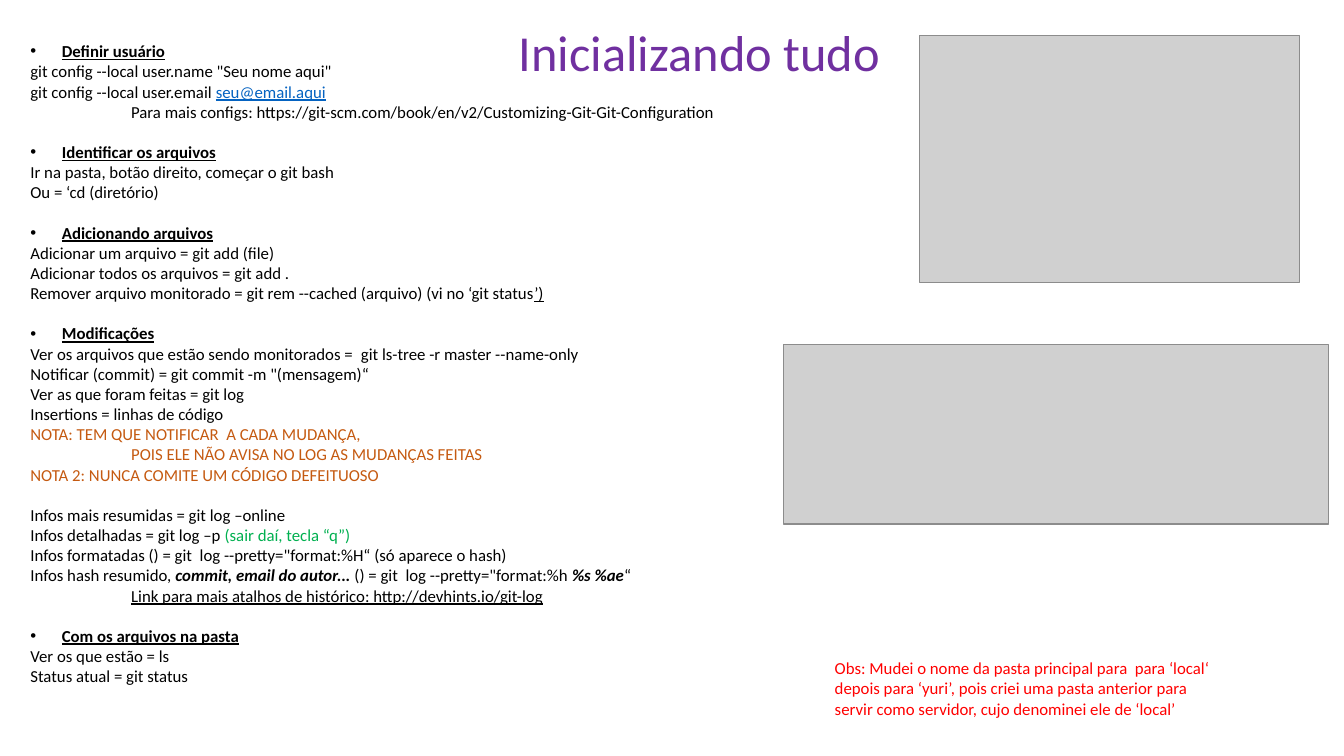
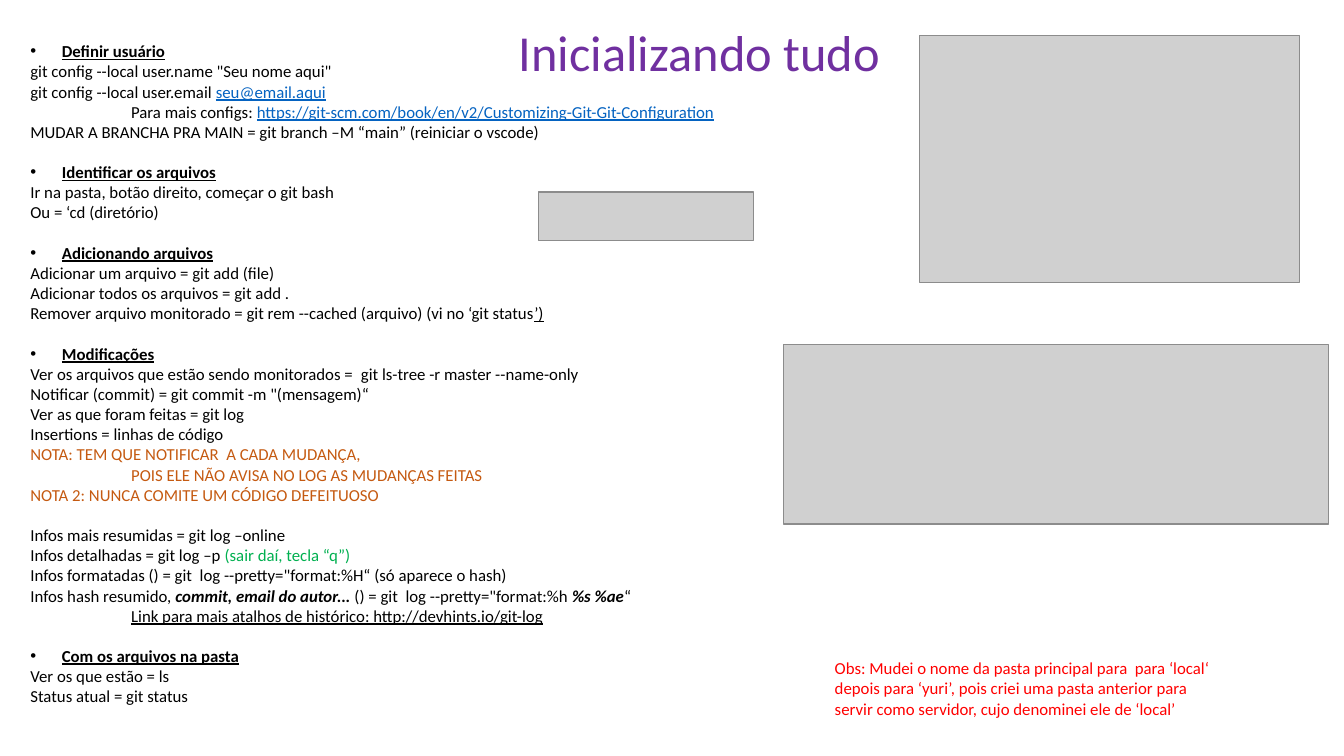
Before and after one commit to YuriCF1/TesteComGit, a slide deck: slide 1 of Atalhos img.pptx. Drawn at 1344x756 pixels with LibreOffice and Linux fonts; fonts in the diff are those of the drawing; grey boxes stand for pictures. Boxes give left, top, right and bottom in pixels: in the first picture for what was removed or moved away, otherwise in the second. Text is boxed around its words. In the diff, an @@ line names an element or a change of style, - is before the commit and + after.

Commit message:
Atualizei os atalhos

```diff
--- a/Atalhos img.pptx
+++ b/Atalhos img.pptx
@@ text at <box>131,106,714,121</box>: text colour #000000 to #0563C1, underline on in "https://git-scm.com/book/en/v2/Customizing-Git-Git-Configura ..." @@
@@ text at <box>30,126,539,141</box>: paragraph added @@
+MUDAR A BRANCHA PRA MAIN = git branch –M “main” (reiniciar o vscode)
@@ picture added at <box>538,192,754,240</box> @@
```
